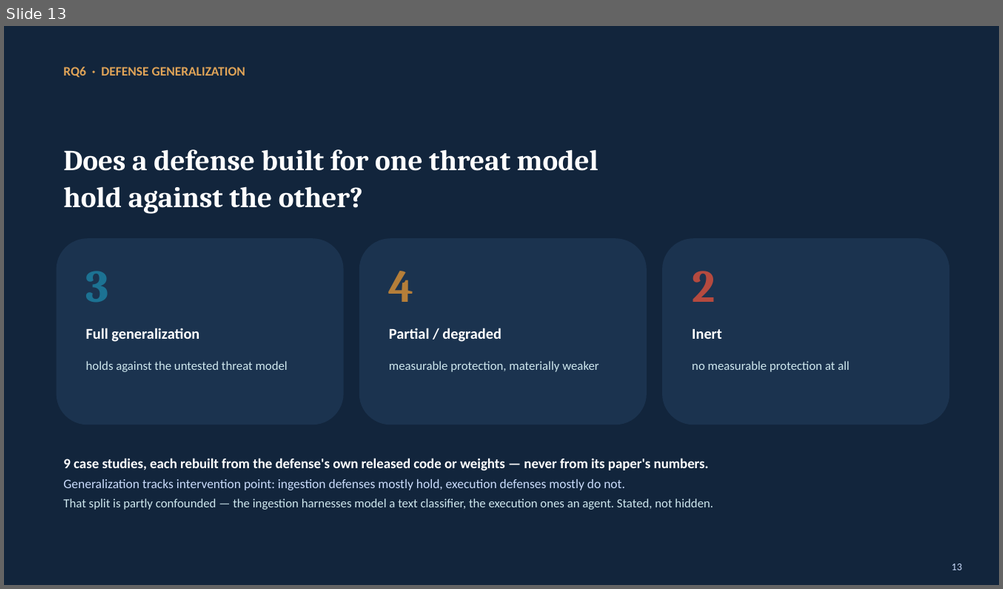
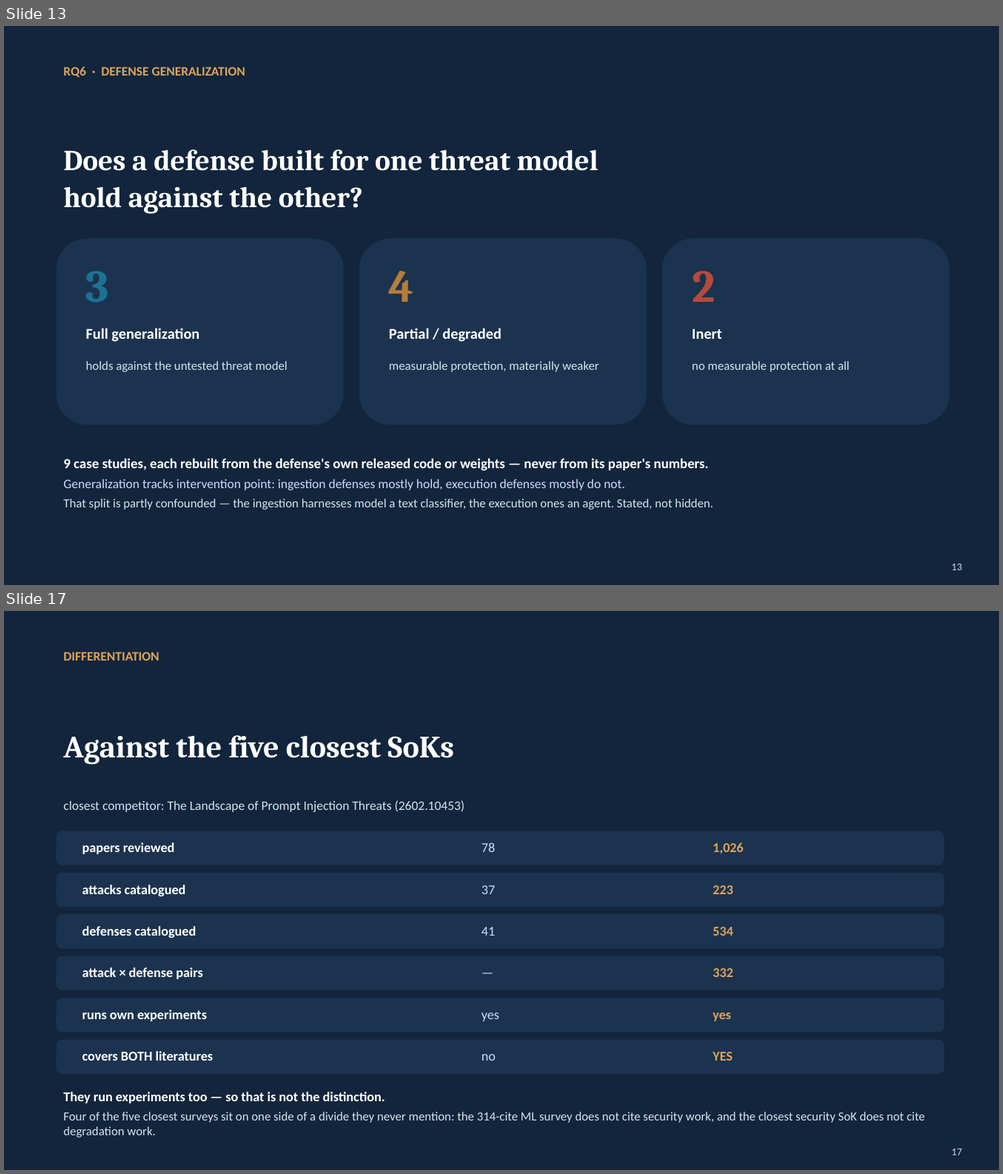
Before and after one commit to Nyamtulla/context_poison, a slide deck: context_sok_results_presentation.pptx. Shown one above the other, each under a label of ours: slide 13 before the commit, slides 13 and 17 after it; the slides between them are not shown. The pictures are 1003x589 and 1003x1174 pixels, drawn with LibreOffice and Linux fonts; fonts in the diff are those of the drawing. Boxes give left, top, right and bottom in pixels: in the first picture for what was removed or moved away, otherwise in the second. Text is boxed around its words. In the diff, an @@ line names an element or a change of style, - is before the commit and + after.

```diff
--- a/context_sok_results_presentation.pptx
+++ b/context_sok_results_presentation.pptx
@@ slide 17 added at [4, 611, 999, 1170], background #12253C @@
@@ text added at [63, 652, 159, 661], 12.5 pt, text #E0A458, bold @@
+DIFFERENTIATION
@@ text added at [63, 735, 454, 765], 30 pt, text #FFFFFF, bold @@
+Against the five closest SoKs
@@ text added at [63, 800, 465, 812], 12.5 pt, text #CFE8EF @@
+closest competitor: The Landscape of Prompt Injection Threats (2602.10453)
@@ rounded rectangle added at [57, 831, 944, 866], fill #1B334F @@
@@ text added at [82, 843, 175, 854], 13 pt, text #FFFFFF, bold @@
+papers reviewed
@@ text added at [481, 843, 495, 852], 13 pt, text #CADCFC @@
+78
@@ text added at [712, 843, 743, 854], 13 pt, text #E0A458, bold @@
+1,026
@@ rounded rectangle added at [57, 873, 944, 907], fill #1B334F @@
@@ text added at [82, 885, 186, 897], 13 pt, text #FFFFFF, bold @@
+attacks catalogued
@@ text added at [481, 886, 495, 894], 13 pt, text #CADCFC @@
+37
@@ text added at [712, 886, 733, 894], 13 pt, text #E0A458, bold @@
+223
@@ rounded rectangle added at [57, 914, 944, 949], fill #1B334F @@
@@ text added at [82, 926, 196, 938], 13 pt, text #FFFFFF, bold @@
+defenses catalogued
@@ text added at [481, 927, 495, 936], 13 pt, text #CADCFC @@
+41
@@ text added at [712, 927, 733, 936], 13 pt, text #E0A458, bold @@
+534
@@ rounded rectangle added at [57, 957, 944, 991], fill #1B334F @@
@@ text added at [474, 961, 668, 986], 13 pt, text #CADCFC @@
+—
@@ text added at [82, 968, 203, 980], 13 pt, text #FFFFFF, bold @@
+attack × defense pairs
@@ text added at [712, 968, 733, 977], 13 pt, text #E0A458, bold @@
+332
@@ rounded rectangle added at [57, 998, 944, 1033], fill #1B334F @@
@@ text added at [82, 1010, 207, 1022], 13 pt, text #FFFFFF, bold @@
+runs own experiments
@@ text added at [481, 1013, 499, 1022], 13 pt, text #CADCFC @@
+yes
@@ text added at [712, 1013, 731, 1022], 13 pt, text #E0A458, bold @@
+yes
@@ rounded rectangle added at [57, 1040, 944, 1074], fill #1B334F @@
@@ text added at [82, 1051, 213, 1061], 13 pt, text #FFFFFF, bold @@
+covers BOTH literatures
@@ text added at [481, 1054, 495, 1061], 13 pt, text #CADCFC @@
+no
@@ text added at [712, 1052, 732, 1061], 13 pt, text #E0A458, bold @@
+YES
@@ text added at [63, 1092, 925, 1138], 12 pt, text #CFE8EF @@
+They run experiments too — so that is not the distinction.
+Four of the five closest surveys sit on one side of a divide they never mention: the 314-cite ML survey does not cite security work, and the closest security SoK does not cite degradation work.
@@ text added at [951, 1149, 962, 1156], 10 pt, text #CADCFC @@
+17
```
Also in this commit, not shown: 4 slides changed, 3 other slides added, 30 other files.
